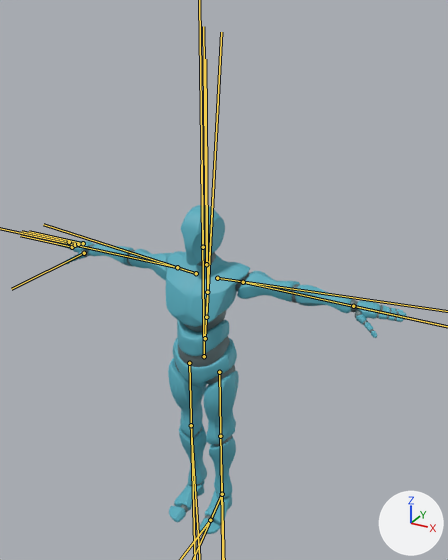
A saved change to the glTF model Assets/Y Bot_Standard Idle8.glb.
Both versions are drawn from a 50 mm lens placed at (14.3, -23.9, 26.5), pointed at (2.0, -1.5, 15.3). The lights are fixed; the arrows at lower right show +X, +Y and +Z. The bones that change are drawn over the model as lines.

The first picture shows 'Alpha_Joints', 'Alpha_Surface'.
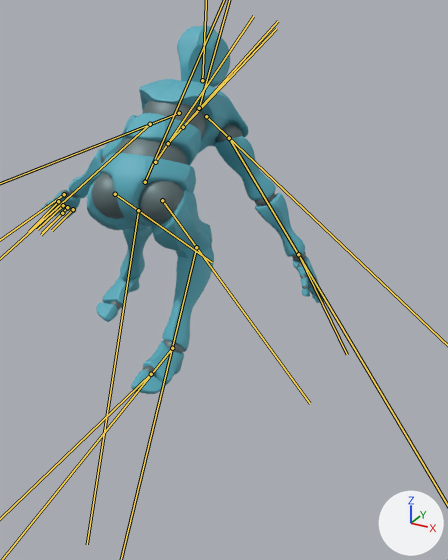
The newer file adds an action. The first version stands in its rest pose; the second is drawn at frame 83 of the action 'Armature|F_Standing_Idle_001|F_Standing_Idle_001:BaseAnimation'.

The change in detail:
Bone 'Hips' (bone_hips) moves from (0.0, 0.0, 0.0) to (16.0, 109.0, 65.0).
Bone 'Hips' (bone_hips) turns from (0, 0, 0) to (-52, 9, -2) degrees about its own x, y and z.
Bone 'Spine' (bone_spine) turns from (0, 0, 0) to (-7, 0, 0) degrees about its own x, y and z.
Bone 'Spine1' (bone_spine1) turns from (0, 0, 0) to (-7, 0, -1) degrees about its own x, y and z.
Bone 'Spine2' (bone_spine2) turns from (0, 0, 0) to (-7, 0, -1) degrees about its own x, y and z.
Bone 'Neck' (bone_neck) turns from (0, 0, 0) to (36, -4, -1) degrees about its own x, y and z.
Bone 'Head' (bone_head) turns from (0, 0, 0) to (24, -8, -1) degrees about its own x, y and z.
Bone 'LeftShoulder' (bone_leftshoulder) turns from (0, 0, 0) to (20, 16, -8) degrees about its own x, y and z.
Bone 'LeftArm' (bone_leftarm) turns from (0, 0, 0) to (0, -6, -43) degrees about its own x, y and z.
Bone 'LeftHand' (bone_lefthand) turns from (0, 0, 0) to (0, 14, -8) degrees about its own x, y and z.
Bone 'RightShoulder' (bone_rightshoulder) turns from (0, 0, 0) to (20, -12, 5) degrees about its own x, y and z.
Bone 'RightArm' (bone_rightarm) turns from (0, 0, 0) to (-6, 5, 34) degrees about its own x, y and z.
Bone 'RightHandThumb1' (bone_righthandthumb1) turns from (0, 0, 0) to (0, -1, 10) degrees about its own x, y and z.
Bone 'RightHandIndex1' (bone_righthandindex1) turns from (0, 0, 0) to (-8, -4, -1) degrees about its own x, y and z.
Bone 'RightHandMiddle1' (bone_righthandmiddle1) turns from (0, 0, 0) to (-12, 4, -3) degrees about its own x, y and z.
Bone 'RightHandRing1' (bone_righthandring1) turns from (0, 0, 0) to (-9, 4, -1) degrees about its own x, y and z.
Bone 'RightHandRing3' (bone_righthandring3) turns from (0, 0, 0) to (-7, 0, 0) degrees about its own x, y and z.
Bone 'RightHandPinky1' (bone_righthandpinky1) turns from (0, 0, 0) to (-20, 7, -2) degrees about its own x, y and z.
Bone 'LeftUpLeg' (bone_leftupleg) turns from (0, 0, 0) to (-98, 1, -1) degrees about its own x, y and z.
Bone 'LeftLeg' (bone_leftleg) turns from (0, 0, 0) to (94, -4, 1) degrees about its own x, y and z.
Bone 'LeftFoot' (bone_leftfoot) turns from (0, 0, 0) to (-31, -15, -2) degrees about its own x, y and z.
Bone 'LeftToeBase' (bone_lefttoebase) turns from (0, 0, 0) to (-20, -4, 0) degrees about its own x, y and z.
Bone 'RightUpLeg' (bone_rightupleg) turns from (0, 0, 0) to (-112, -17, -4) degrees about its own x, y and z.
Bone 'RightLeg' (bone_rightleg) turns from (0, 0, 0) to (44, 2, 0) degrees about its own x, y and z.

Location of each change, [x1, y1, x2, y2] in pixels of the pictures (448 x 560 px):
'Alpha_Surface', posed (19% narrower, 12% taller)
    before: [58, 205, 407, 534]
    after: [41, 25, 325, 394]
'Alpha_Joints', posed (18% narrower)
    before: [61, 240, 400, 521]
    after: [46, 100, 323, 376]
bone 'Spine', root to tip
    before: (205, 338) to (218, 100)
    after: (155, 162) to (253, 16)
bone 'Spine1', root to tip
    before: (206, 317) to (221, 32)
    after: (168, 143) to (278, 21)
bone 'Spine2', root to tip
    before: (207, 292) to (205, 59)
    after: (183, 127) to (276, 28)
bone 'RightHandIndex1', root to tip
    before: (72, 247) to (20, 235)
    after: (58, 201) to (28, 232)
bone 'RightHandMiddle1', root to tip
    before: (75, 245) to (27, 234)
    after: (63, 205) to (37, 229)
bone 'RightHandRing1', root to tip
    before: (78, 244) to (31, 233)
    after: (67, 207) to (41, 235)
bone 'RightHandRing3', root to tip
    before: (69, 242) to (21, 231)
    after: (62, 213) to (42, 233)
bone 'RightHandPinky1', root to tip
    before: (83, 243) to (29, 231)
    after: (73, 209) to (52, 230)
